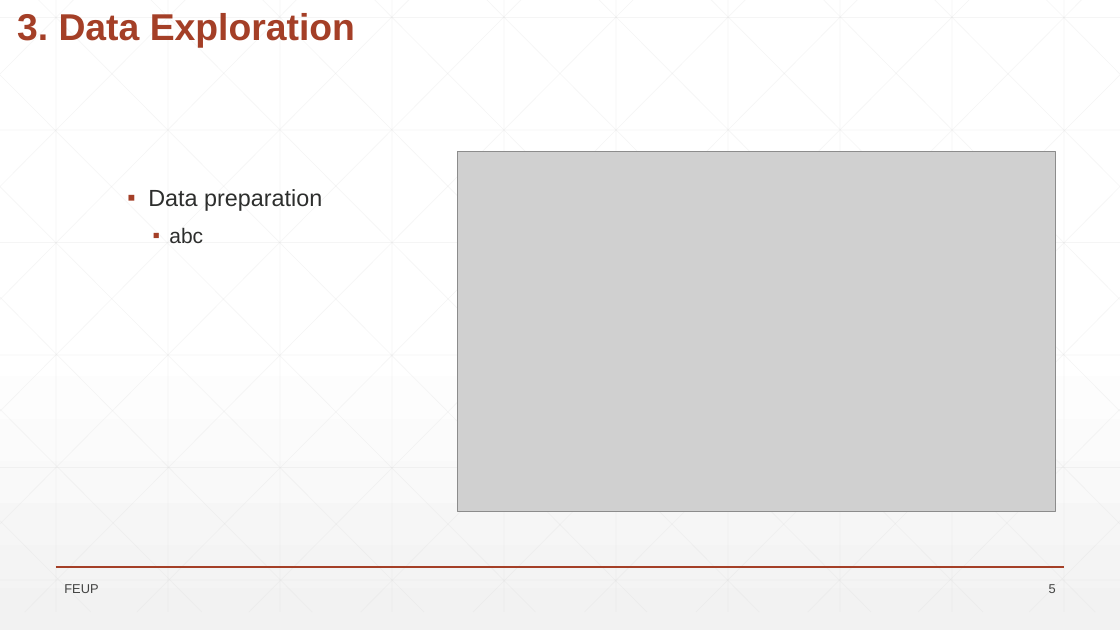
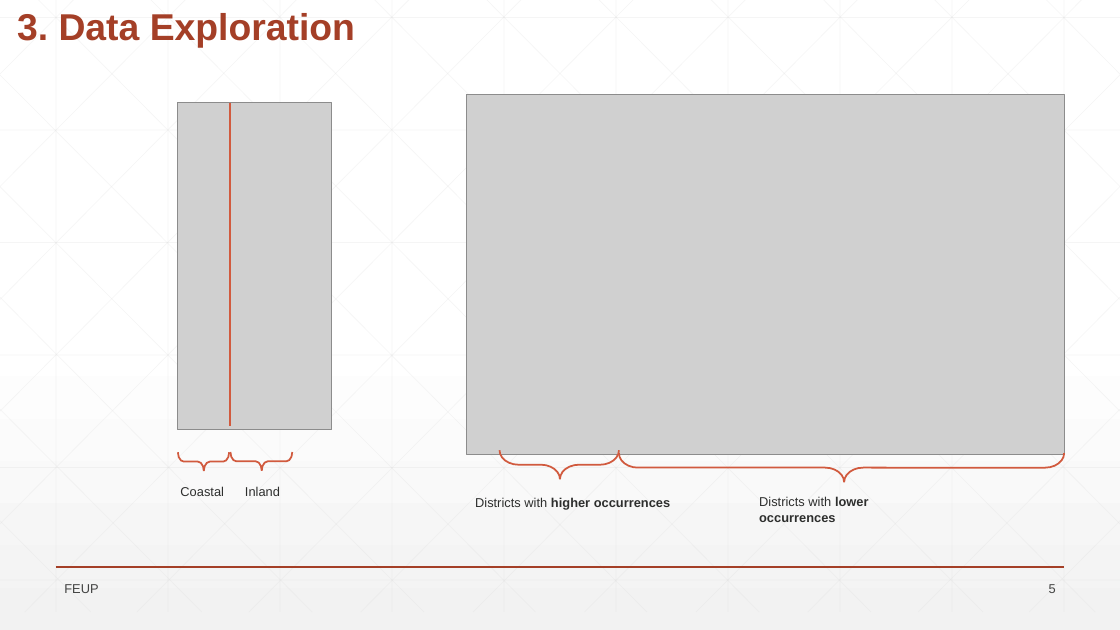
Before and after one commit to VascoBartolo/FCED_project, a slide deck: slide 5 of Trabalho_FSDE_stats_CT_VB/Wild_Fires_presentation.pptx. Drawn at 1120x630 pixels with LibreOffice and Linux fonts; fonts in the diff are those of the drawing; grey boxes stand for pictures; background and template pictures are left out. Boxes give left, top, right and bottom in pixels: in the first picture for what was removed or moved away, otherwise in the second. Text is boxed around its words. In the diff, an @@ line names an element or a change of style, - is before the commit and + after.

```diff
--- a/Trabalho_FSDE_stats_CT_VB/Wild_Fires_presentation.pptx
+++ b/Trabalho_FSDE_stats_CT_VB/Wild_Fires_presentation.pptx
@@ picture added at (x1=177, y1=103, x2=332, y2=430) @@
@@ line added from (230, 103) to (230, 426), #D15A3E 1.5 pt @@
@@ picture moved from (x1=458, y1=151, x2=1055, y2=512) to (x1=467, y1=94, x2=1065, y2=455) @@
@@ text removed at (x1=148, y1=189, x2=322, y2=243) @@
-▪ Data preparation
-  ▪ abc
@@ right brace added at (x1=178, y1=452, x2=229, y2=471), outline #D15A3E 1.5 pt @@
@@ right brace added at (x1=230, y1=452, x2=292, y2=471), outline #D15A3E 1.5 pt @@
@@ right brace added at (x1=500, y1=450, x2=619, y2=479), outline #D15A3E 1.5 pt @@
@@ right brace added at (x1=620, y1=453, x2=1065, y2=483), outline #D15A3E 1.5 pt @@
@@ text added at (x1=180, y1=486, x2=224, y2=496), 11 pt, text #2D2E2D @@
+Coastal
@@ text added at (x1=245, y1=486, x2=280, y2=496), 11 pt, text #2D2E2D @@
+Inland
@@ text added at (x1=475, y1=497, x2=670, y2=510), 11 pt, text #2D2E2D, bold @@
+Districts with higher occurrences
@@ text added at (x1=759, y1=496, x2=869, y2=522), 11 pt, text #2D2E2D, bold @@
+Districts with lower occurrences
```
Also in this commit, not shown: 19 other slides changed, 1 slide added, 1 slide removed, 1 other file.
